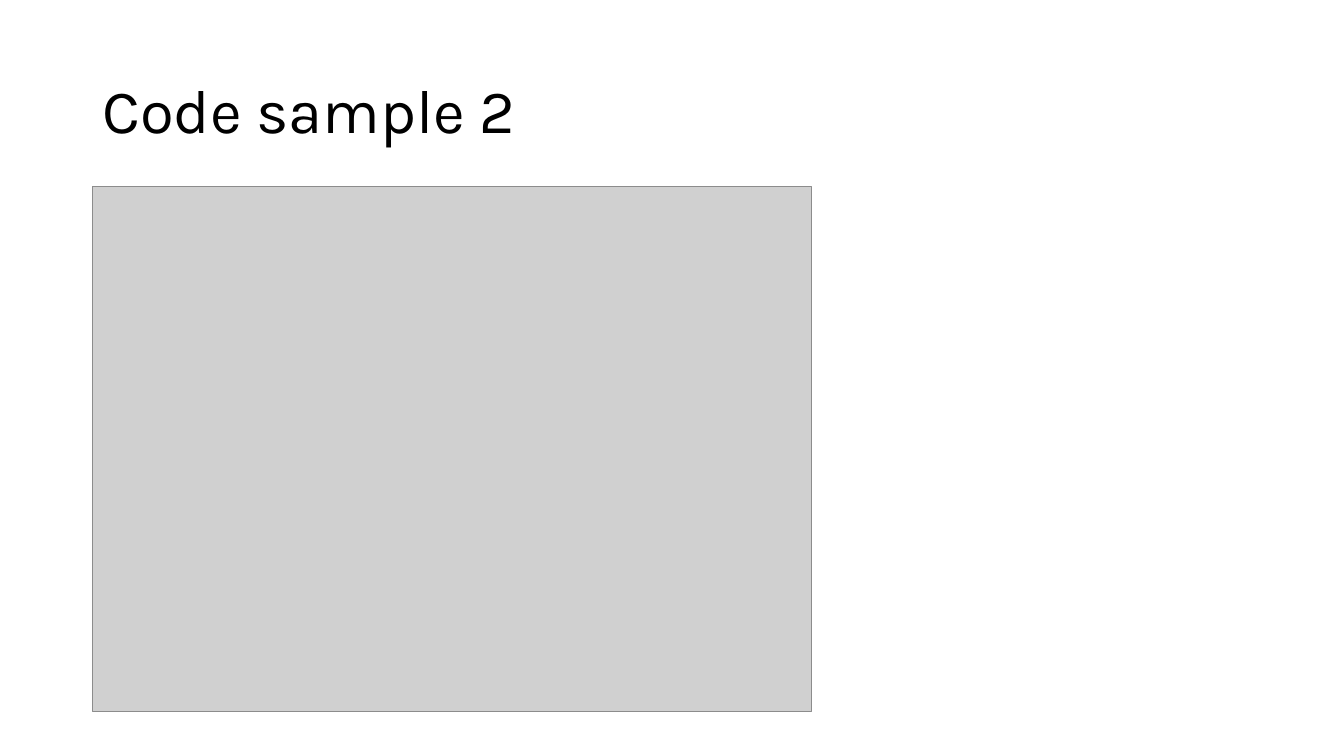
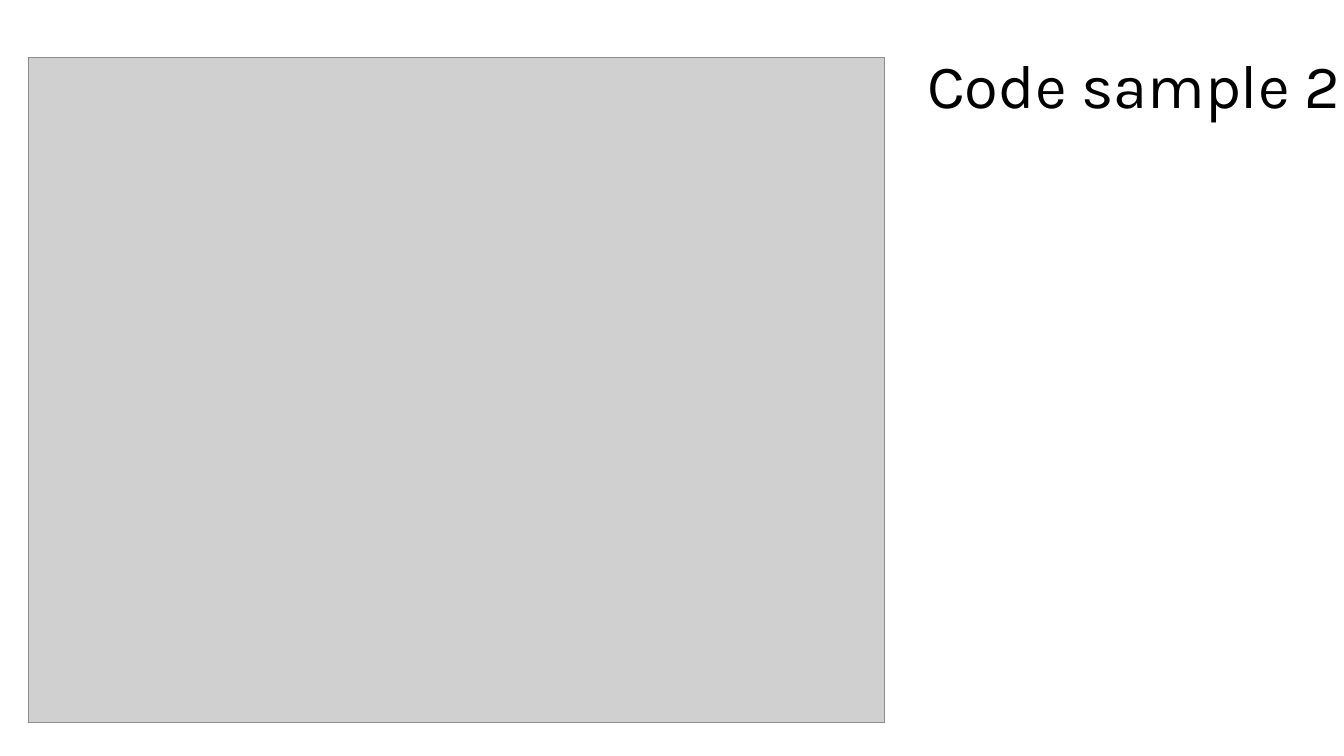
Before and after one commit to engmaths/SEMT10002_2025, a slide deck: slide 5 of Week_7_lists_and_testing_code/Lab_5_lists/Notes/class_feedback_p2.pptx. Drawn at 1344x756 pixels with LibreOffice and Linux fonts; fonts in the diff are those of the drawing; grey boxes stand for pictures. Boxes give left, top, right and bottom in pixels: in the first picture for what was removed or moved away, otherwise in the second. Text is boxed around its words. In the diff, an @@ line names an element or a change of style, - is before the commit and + after.

```diff
--- a/Week_7_lists_and_testing_code/Lab_5_lists/Notes/class_feedback_p2.pptx
+++ b/Week_7_lists_and_testing_code/Lab_5_lists/Notes/class_feedback_p2.pptx
@@ title "Code sample 2": place and size @@
-title "Code sample 2" at box(102, 91, 516, 148)
+title "Code sample 2" at box(927, 66, 1340, 123)
@@ picture: place and size @@
-picture at box(93, 187, 812, 712)
+picture at box(28, 57, 885, 722)
```
Also in this commit, not shown: 3 other slides changed, 3 other files.
